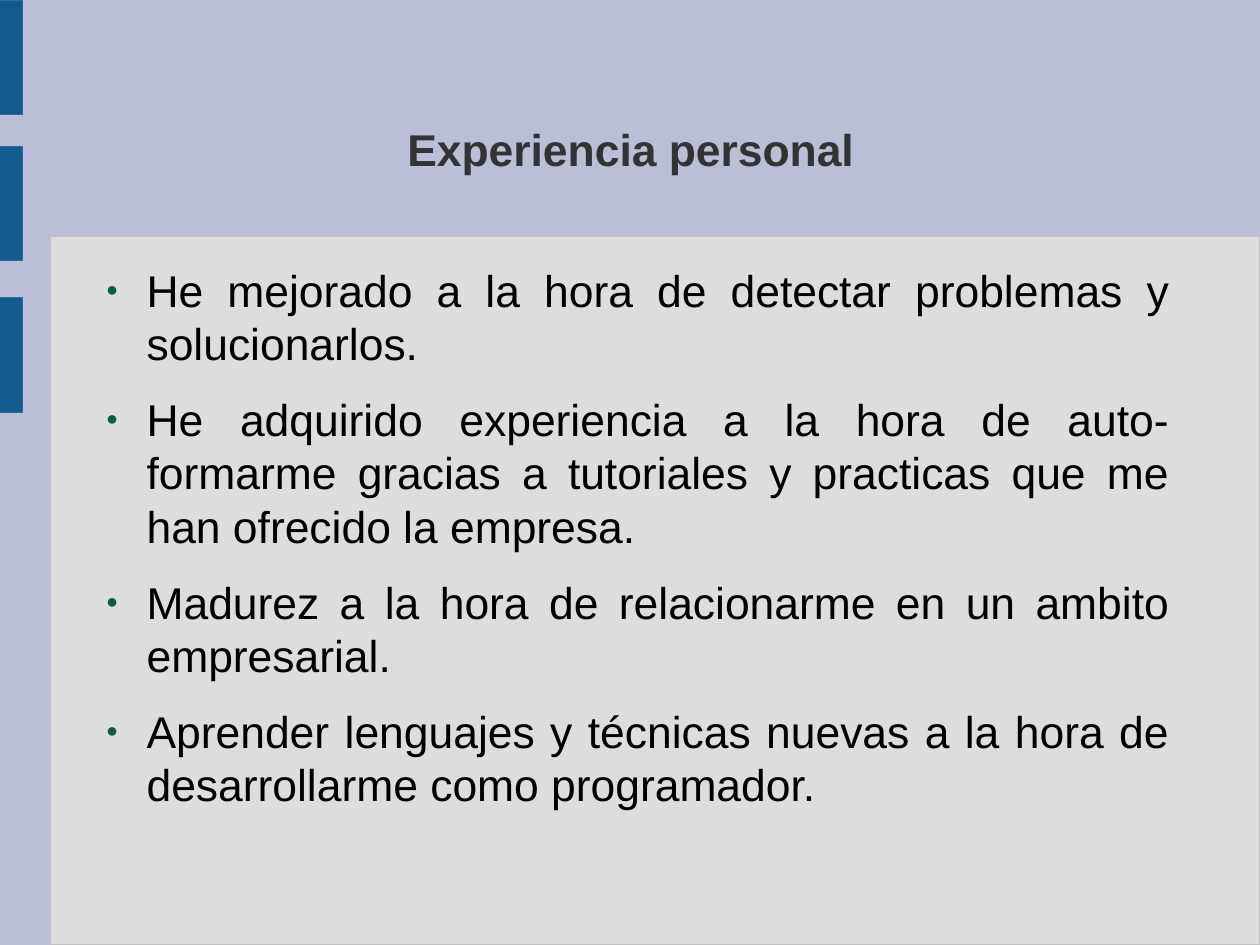
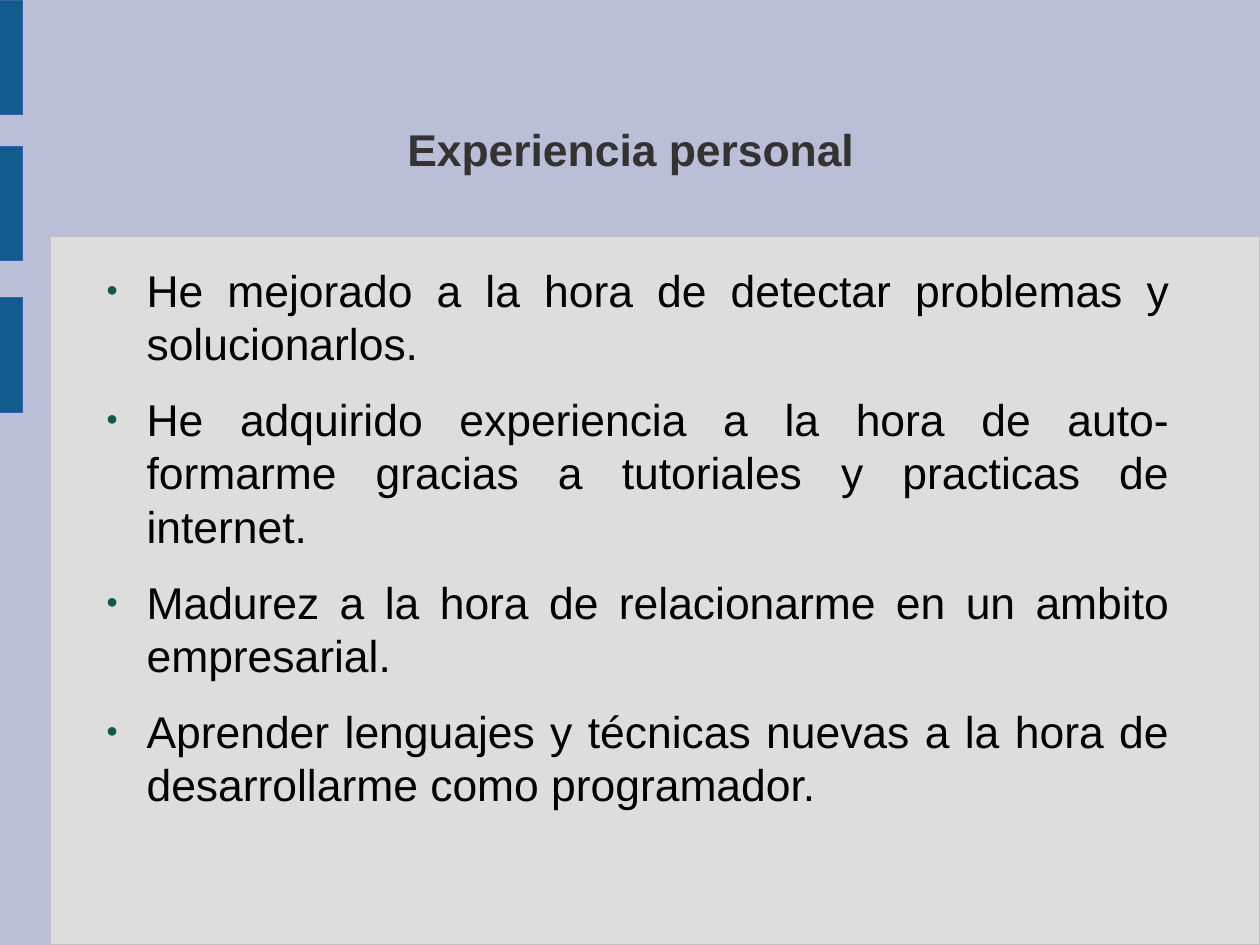
Before and after one commit to adriansanchezramirez/presentacion-empresa, a slide deck: slide 2 of Presentación.odp. Drawn at 1260x945 pixels with LibreOffice and Linux fonts; fonts in the diff are those of the drawing. Boxes give left, top, right and bottom in pixels: in the first picture for what was removed or moved away, otherwise in the second. Text is boxed around its words. In the diff, an @@ line names an element or a change of style, - is before the commit and + after.

```diff
--- a/Presentación.odp
+++ b/Presentación.odp
@@ text at bbox=[147, 403, 1168, 544]: text changed @@
-● He adquirido experiencia a la hora de auto-formarme gracias a tutoriales y practicas que me han ofrecido la empresa.
+● He adquirido experiencia a la hora de auto-formarme gracias a tutoriales y practicas de internet.
```
Also in this commit, not shown: 2 other slides changed, 1 slide added, 4 other files.
